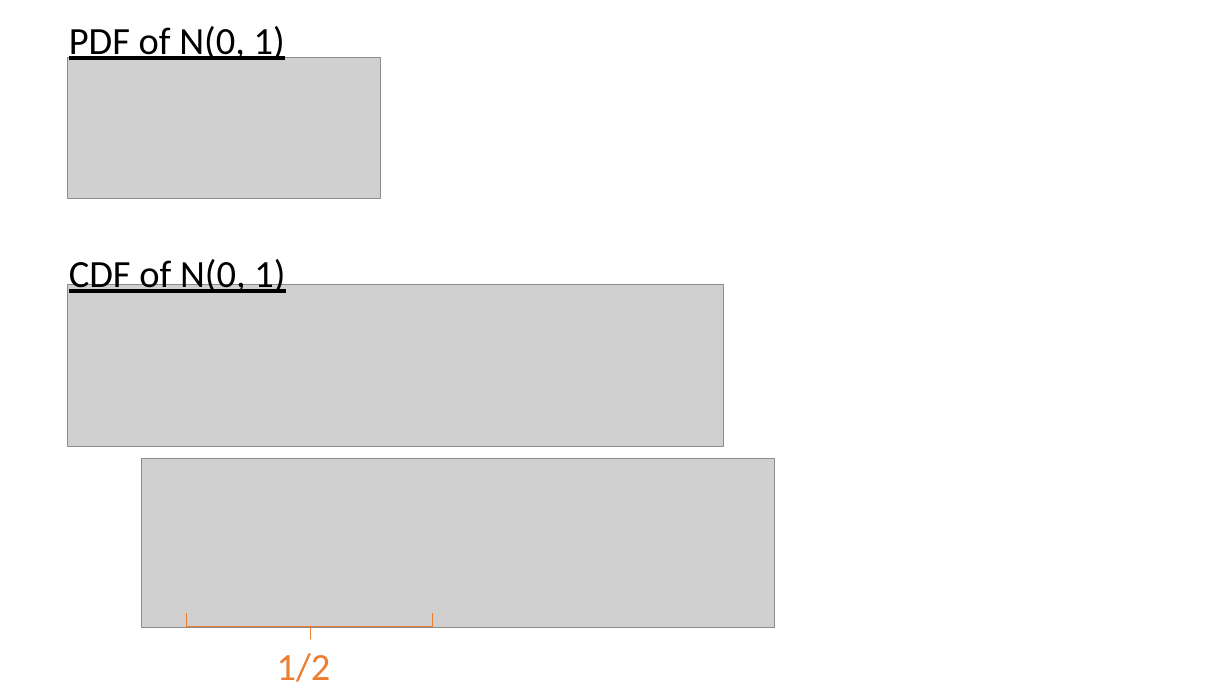
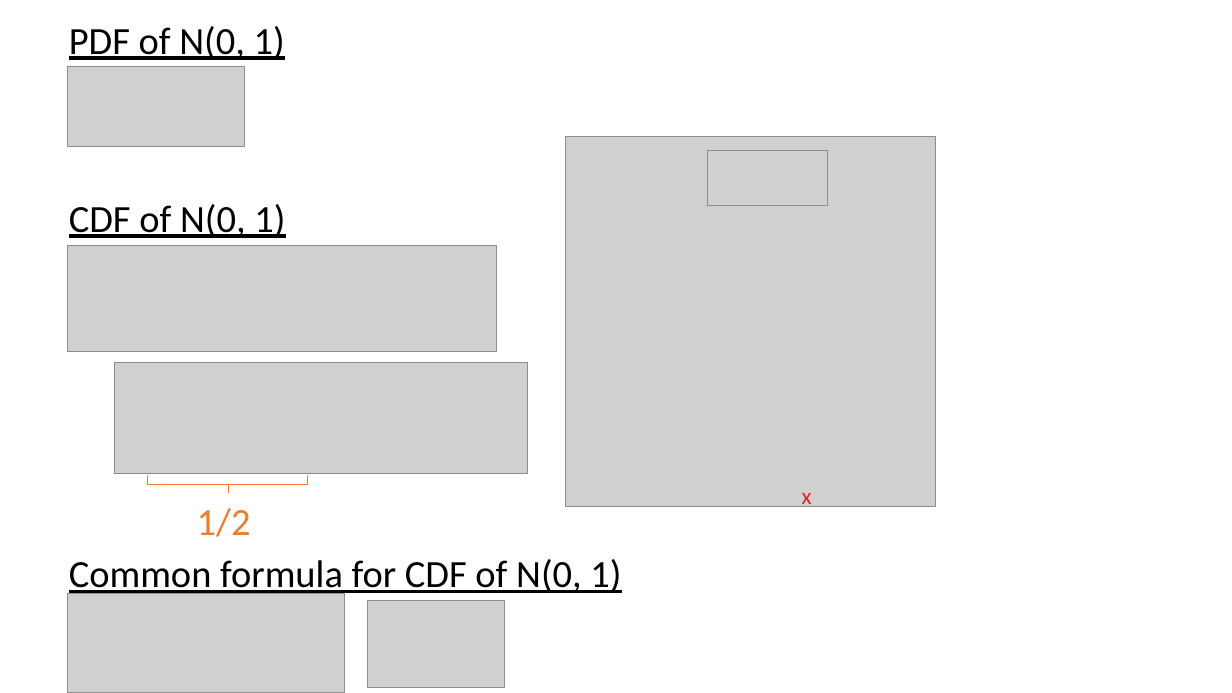
Before and after one commit to khanhnguyendata/gaussian, a slide deck: slide 9 of Gaussian.pptx (slide 3 before the commit). Drawn at 1232x693 pixels with LibreOffice and Linux fonts; fonts in the diff are those of the drawing; grey boxes stand for pictures. Boxes give left, top, right and bottom in pixels: in the first picture for what was removed or moved away, otherwise in the second. Text is boxed around its words. In the diff, an @@ line names an element or a change of style, - is before the commit and + after.

Commit message:
Update pptx file

```diff
--- a/Gaussian.pptx
+++ b/Gaussian.pptx
@@ picture: place and size @@
-picture at (67, 57, 381, 199)
+picture at (67, 67, 245, 146)
@@ picture added at (566, 137, 935, 506) @@
@@ picture added at (707, 151, 827, 206) @@
@@ text "CDF of N(0, 1)" rewrapped from (69, 255, 285, 297) to (69, 204, 285, 238) @@
@@ picture: place and size @@
-picture at (67, 285, 724, 446)
+picture at (67, 245, 496, 351)
@@ picture: place and size @@
-picture at (141, 459, 775, 628)
+picture at (115, 363, 528, 473)
@@ right brace: place and size @@
-right brace at (186, 613, 432, 640)
+right brace at (148, 475, 308, 493)
@@ text "1/2": place and size @@
-text "1/2" at (277, 653, 331, 682)
+text "1/2" at (197, 508, 251, 537)
@@ text added at (802, 493, 812, 510), 18 pt, text #D42728 @@
+x
@@ text added at (69, 559, 621, 597), 30 pt, text #000000, underline @@
+Common formula for CDF of N(0, 1)
@@ picture added at (67, 593, 345, 693) @@
@@ picture added at (368, 601, 505, 688) @@
```
Also in this commit, not shown: 1 other slide changed, 14 slides added, 2 slides removed.
